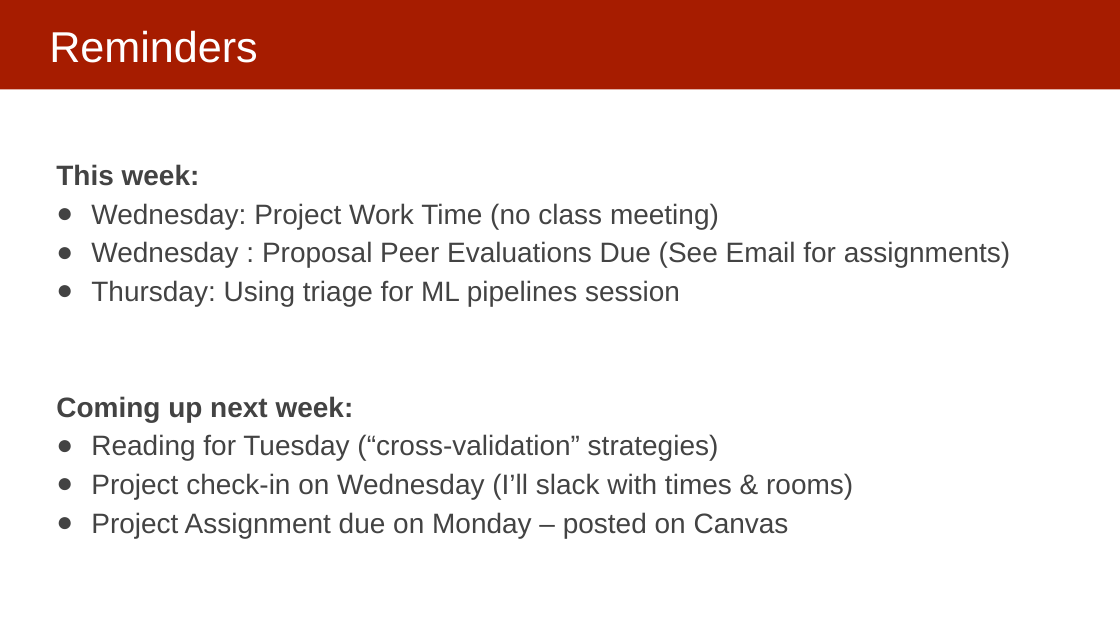
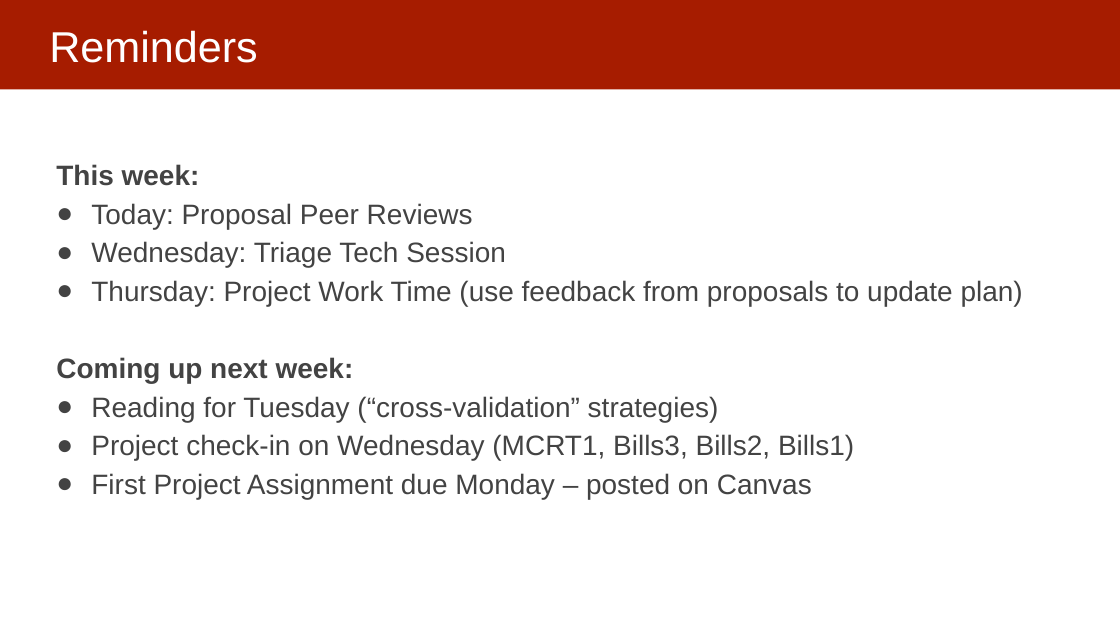
Before and after one commit to dssg/mlforpublicpolicylab, a slide deck: slide 4 of Lectures/10-model-selection-and-validation-part-1.pptx (slide 3 before the commit). Drawn at 1120x630 pixels with LibreOffice and Linux fonts; fonts in the diff are those of the drawing. Boxes give left, top, right and bottom in pixels: in the first picture for what was removed or moved away, otherwise in the second. Text is boxed around its words. In the diff, an @@ line names an element or a change of style, - is before the commit and + after.

Commit message:
updated

```diff
--- a/Lectures/10-model-selection-and-validation-part-1.pptx
+++ b/Lectures/10-model-selection-and-validation-part-1.pptx
@@ text at (91, 203, 1023, 306): text changed @@
-● Wednesday: Project Work Time (no class meeting)
-● Wednesday : Proposal Peer Evaluations Due (See Email for assignments)
-● Thursday: Using triage for ML pipelines session
+● Today: Proposal Peer Reviews
+● Wednesday: Triage Tech Session
+● Thursday: Project Work Time (use feedback from proposals to update plan)
@@ text at (91, 434, 854, 499): text changed @@
-● Project check-in on Wednesday (I’ll slack with times & rooms)
-● Project Assignment due on Monday – posted on Canvas
+● Project check-in on Wednesday (MCRT1, Bills3, Bills2, Bills1)
+● First Project Assignment due Monday – posted on Canvas
```
Also in this commit, not shown: 4 other slides changed, 2 slides added, 1 slide removed.
